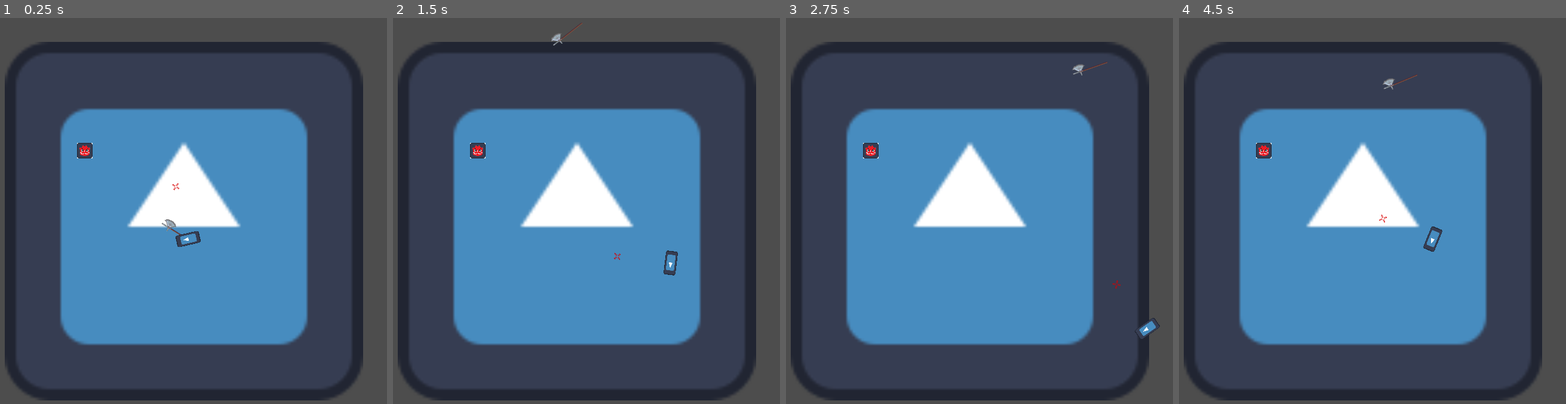
Above: before the commit, frames 1-4 (left to right).
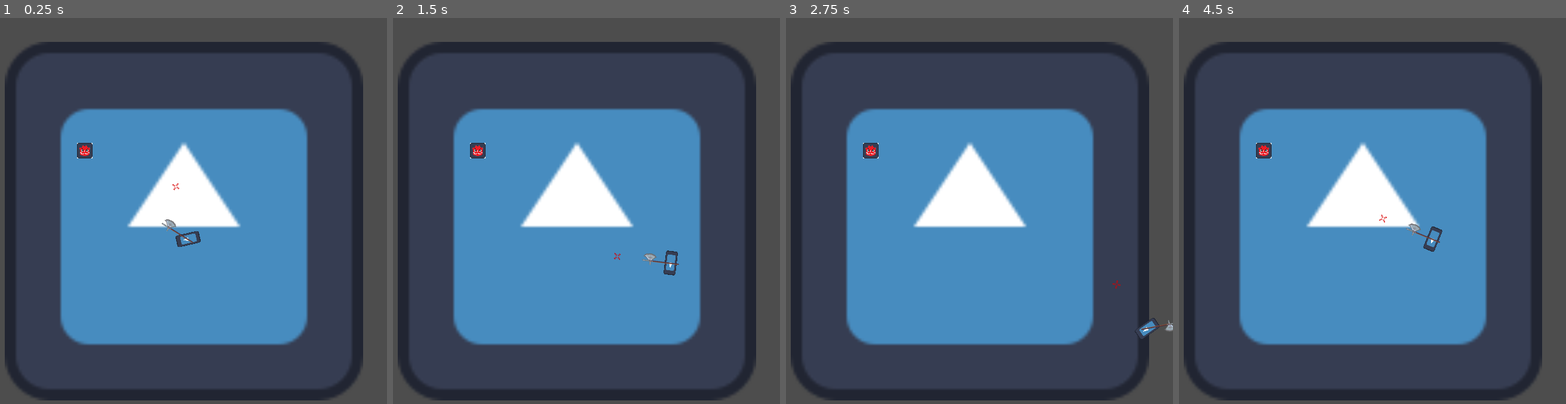
Above: after the commit, the same moments.

Repository: pkettune/halberd_arena
Game: Godot game, scene res://Main.tscn
The game is run twice, just before and just after one commit, with the same random seed, the same clock (stepped at 60 frames per second) and the same inputs. The engine's default icon, where the game draws it, is replaced by a stand-in: a white triangle on a blue panel in a dark square.
Inputs (mouse positions are in pixels of both pictures, inside the frame that each line leads up to):
- Up to frame 1 (0.25 s): no input
- Up to frame 2 (1.5 s): tap Enter at 0.5 s; move the mouse to (667, 199) at 0.52 s; press the mouse at (667, 199) at 0.53 s; hold D (right) 0.53-1.28 s; right-click (667, 199) at 0.8 s; move the mouse to (497, 241) at 1.27 s; release the mouse at (497, 241) at 1.28 s; hold S (down) from 1.28 s (still down); right-click (497, 241) at 1.35 s
- Up to frame 3 (2.75 s): click (890, 241) at 1.55 s; move the mouse to (1010, 129) at 2.02 s; release S (down) at 2.03 s; press the mouse at (1010, 129) at 2.03 s; hold D (right) from 2.03 s (still down); right-click (1010, 129) at 2.3 s
- Up to frame 4 (4.5 s): move the mouse to (1341, 303) at 2.77 s; release D (right) at 2.78 s; release the mouse at (1341, 303) at 2.78 s; hold W (up) 2.78-3.53 s; right-click (1341, 303) at 2.85 s; click (1341, 303) at 3.05 s; move the mouse to (1484, 280) at 3.52 s; press the mouse at (1484, 280) at 3.53 s; hold A (left) from 3.53 s (still down); right-click (1484, 280) at 3.8 s; move the mouse to (1240, 160) at 4.27 s; release the mouse at (1240, 160) at 4.28 s; right-click (1240, 160) at 4.35 s

The runs differ from the first frame. In frame 1, less than 0.1% of the frame differs, in the area x 46-50%, y 56-59%; in frame 2, 0.2%; in frame 3, 0.1%; in frame 4, 0.2%, in the area x 52-68%, y 14-59%.

Commit message:
better aiming and movement

Diff:
--- a/player.gd
+++ b/player.gd
@@ -5,8 +5,6 @@
 
 @onready var crosshair = $Crosshair/CrosshairSprite
 
-var player_direction: int = 0
-var sens = 30
 var aim_radius = 45
 var deadzone = 0.2
 
@@ -40,30 +38,11 @@
 	var aim_direction = Vector2(aim_radius, 0)
 	crosshair.position = aim_direction * 2
 
-	var aim_movement = sens * aim_direction
 
+#	var controllerangle = Vector2.ZERO
+#	controllerangle = Vector2(aim_direction.x, aim_direction.y).angle()
+#	crosshair.rotation = controllerangle
 
-
-
-
-#	var aim_direction: Vector2
-#	crosshair.position = (-self.position + get_local_mouse_position())
-#	crosshair.position = self.get_local_mouse_position().normalized() * aim_radius
-#
-#	aim_direction.x = Input.get_action_strength("aim_right") - Input.get_action_strength("aim_left")
-#	aim_direction.y = Input.get_action_strength("aim_down") - Input.get_action_strength("aim_up")
-#	aim_direction = aim_direction.normalized()
-#
-##	abs removes negative values so controller works properly
-#	if abs(aim_direction.x) > 0 and abs(aim_direction.y) > 0:
-#		var controllerangle = Vector2.ZERO
-#		controllerangle = Vector2(aim_direction.x, aim_direction.y).angle()
-#		crosshair.rotation = controllerangle
-#
-#	if abs(crosshair.position.y - self.position.y) <= 0.05 or abs(crosshair.position.x - self.position.x) <= 0.05:
-#		crosshair.position = self.get_local_mouse_position().normalized() * aim_radius
-#
-#
 #	var aim_movement = sens * aim_direction
 #	if (aim_direction):
 #		Input.mouse_mode = Input.MOUSE_MODE_CONFINED_HIDDEN
--- a/player.tscn
+++ b/player.tscn
@@ -19,13 +19,13 @@
 [node name="PlayerHitbox" type="CollisionShape2D" parent="PlayerBody"]
 shape = SubResource("RectangleShape2D_tcdnn")
 
+[node name="PlayerSprite" type="Sprite2D" parent="PlayerBody"]
+scale = Vector2(0.15625, 0.3125)
+texture = ExtResource("2_br26d")
+
 [node name="Weapon" parent="." instance=ExtResource("3_8x0ij")]
 collision_layer = 2
 collision_mask = 2
-
-[node name="PlayerSprite" type="Sprite2D" parent="."]
-scale = Vector2(0.15625, 0.3125)
-texture = ExtResource("2_br26d")
 
 [node name="Crosshair" type="Node2D" parent="."]
 
--- a/weapon.gd
+++ b/weapon.gd
@@ -1,21 +1,29 @@
-extends RigidBody2D
+extends CharacterBody2D
 
 var elapsed = 0.0
+var speed = 300
 
 func _physics_process(delta):
 
 	if Input.is_action_pressed("melee"):
-		elapsed += 20 * delta
+		position = Vector2.ZERO
+		elapsed +=  delta * 20
 		rotation = lerp_angle(0, 1.25, elapsed)
 
 	elif Input.is_action_just_released("melee"):
 		elapsed = 0.0
 		rotation = 0
 
+	if Input.is_action_pressed("throw"):
+		elapsed += delta * 1
+		rotation_degrees = 45
+		position = lerp(Vector2(0, 0), Vector2(-50, 0), elapsed)
 
-	if Input.is_action_pressed("throw"):
-		elapsed += 10 * delta
-		position = get_global_mouse_position()
+	if Input.is_action_just_released("throw"):
+		elapsed = 15 * delta
 
-func _on_weapon_hitbox_child_entered_tree(_node):
-	pass # damagea
+		var collision_info = move_and_collide(velocity.normalized() * delta * speed)
+
+#		position = lerp(Vector2.ZERO, Vector2(500, 0), elapsed)
+#		$WeaponSprite.look_at(get_global_mouse_position())
+#		var collision_info = move_and_collide(velocity.normalized() * delta * speed)
--- a/weapon.tscn
+++ b/weapon.tscn
@@ -3,11 +3,7 @@
 [ext_resource type="Script" path="res://weapon.gd" id="1_vd6j2"]
 [ext_resource type="Texture2D" uid="uid://ckht46cehrygy" path="res://pictures/halberd_oma_v2.png" id="2_niavc"]
 
-[node name="Weapon" type="RigidBody2D"]
-collision_layer = 3
-collision_mask = 3
-mass = 0.01
-gravity_scale = 0.0
+[node name="Weapon" type="CharacterBody2D"]
 script = ExtResource("1_vd6j2")
 
 [node name="WeaponSprite" type="Sprite2D" parent="."]
